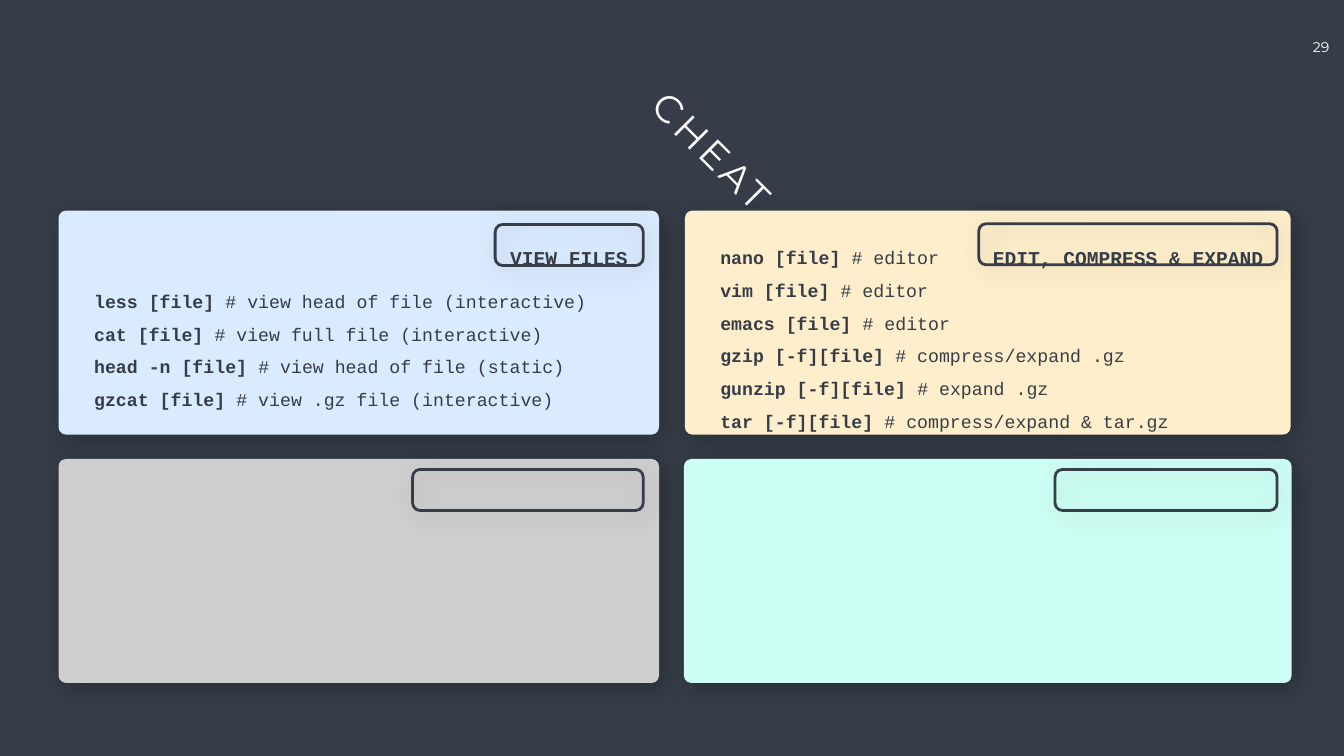
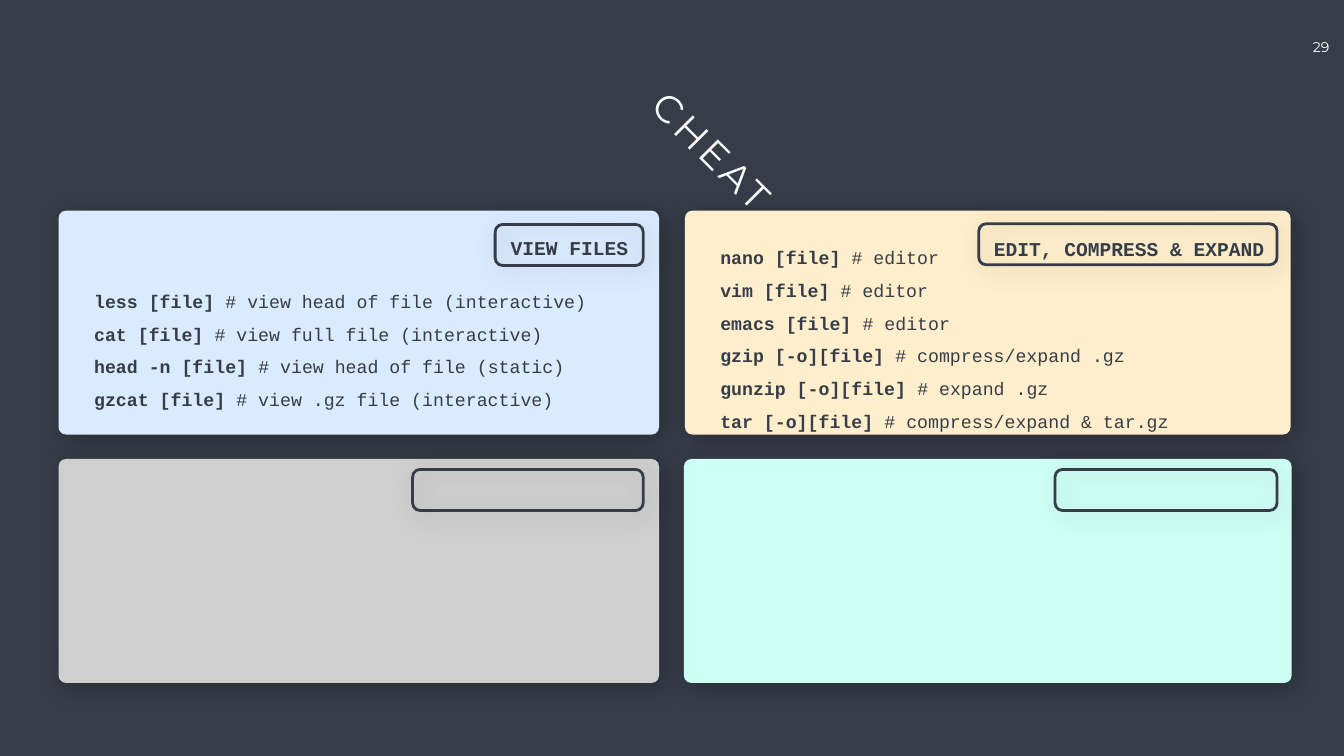
Before and after one commit to Center-for-Health-Data-Science/Just-Bash-It, a slide deck: slide 29 of Commandline_Workshop.pptx. Drawn at 1344x756 pixels with LibreOffice and Linux fonts; fonts in the diff are those of the drawing. Boxes give left, top, right and bottom in pixels: in the first picture for what was removed or moved away, otherwise in the second. Text is boxed around its words. In the diff, an @@ line names an element or a change of style, - is before the commit and + after.

```diff
--- a/Commandline_Workshop.pptx
+++ b/Commandline_Workshop.pptx
@@ text "VIEW FILES": place and size @@
-text "VIEW FILES" at (510, 252, 628, 267)
+text "VIEW FILES" at (511, 242, 628, 255)
@@ text "EDIT, COMPRESS & EXPAND": place and size @@
-text "EDIT, COMPRESS & EXPAND" at (993, 252, 1264, 269)
+text "EDIT, COMPRESS & EXPAND" at (994, 243, 1265, 260)
@@ text at (720, 350, 1169, 432): text changed @@
-gzip [-f][file] # compress/expand .gz
-gunzip [-f][file] # expand .gz
-tar [-f][file] # compress/expand & tar.gz
+gzip [-o][file] # compress/expand .gz
+gunzip [-o][file] # expand .gz
+tar [-o][file] # compress/expand & tar.gz
```
Also in this commit, not shown: 7 other slides changed, 1 slide added.
